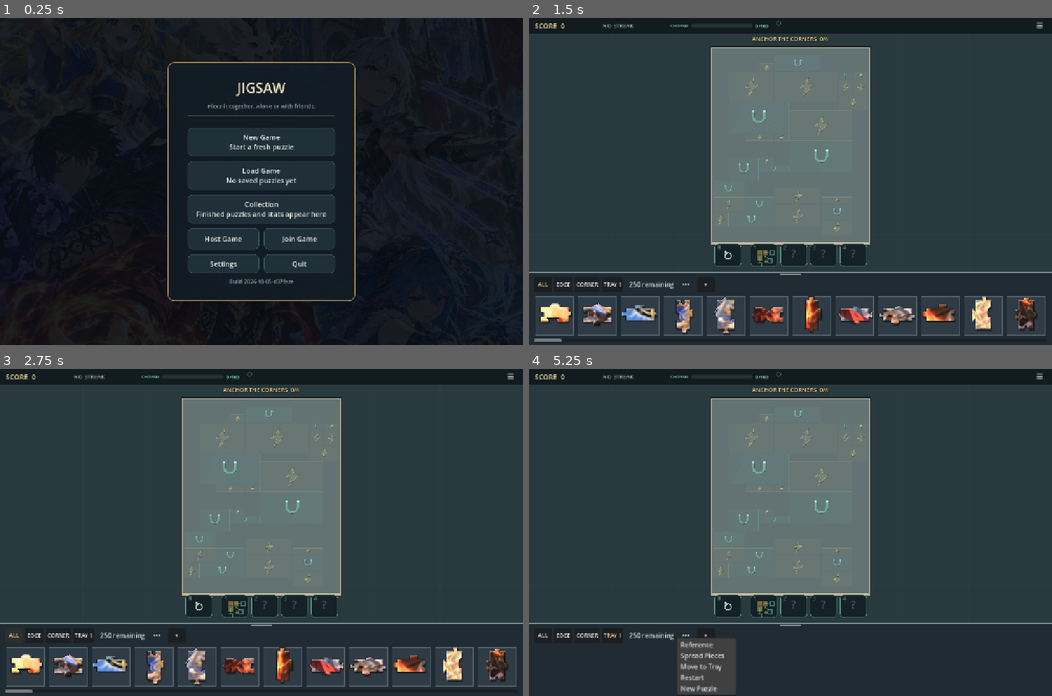
Above: before the commit, frames 1-4 (two rows, left to right).
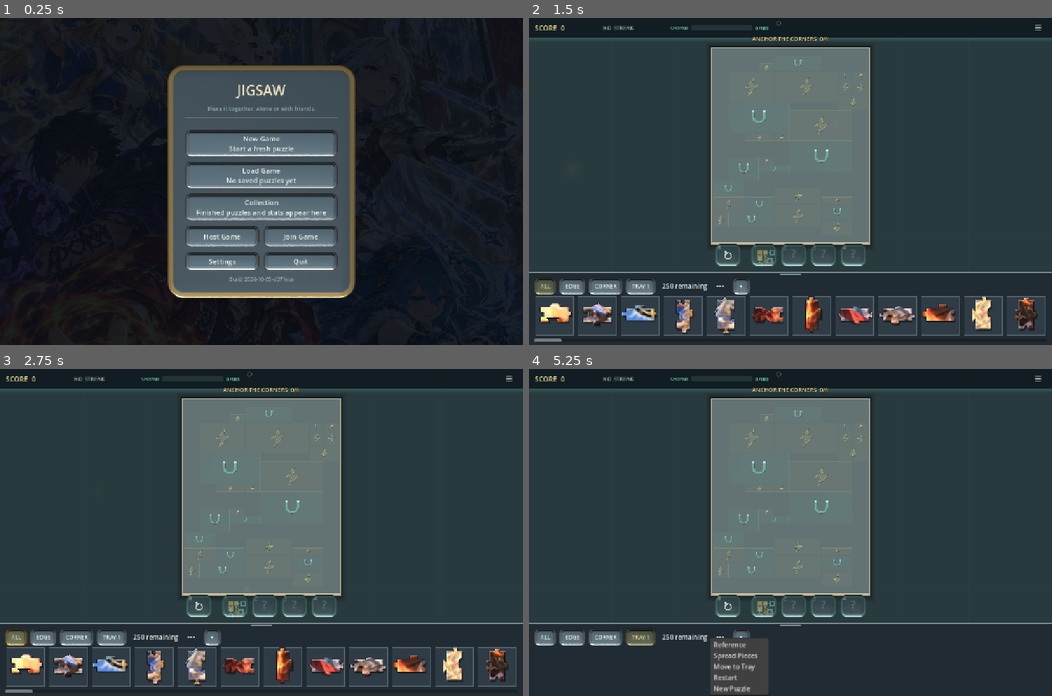
Above: after the commit, the same moments.

Repository: facesnatcher56-star/puzzle
Game: Godot game, scene res://scenes/main.tscn
The game is run twice, just before and just after one commit, with the same random seed, the same clock (stepped at 60 frames per second) and the same inputs.
Inputs:
- Up to frame 1 (0.25 s): no input
- Up to frame 2 (1.5 s): click "New Game Start a fresh puzzle" at 0.5 s; click "Emberbound Classic artwork • …" at 1.25 s
- Up to frame 3 (2.75 s): click "ALL" at 2 s
- Up to frame 4 (5.25 s): click "EDGE" at 2.75 s; click "CORNER" at 3.5 s; click "TRAY 1" at 4.25 s; click "⋯" at 5 s

The runs differ from the first frame. In frame 1, 24% of the frame differs, in the area x 32-68%, y 13-87%; in frame 2, 4.5%; in frame 3, 4.5%; in frame 4, 6.8%.

Commit message:
Add textured UI styling and puzzle celebration effects
Add Blender-rendered UI and effect sprites, ambient motes, and expanded completion effects. Support Windows and windowed runs in the test watchdog.

Validation: all 18 tests pass via tools/run_tests.py.

Co-Authored-By: Codex <noreply@openai.com>

Diff:
--- a/scripts/ability_bar.gd
+++ b/scripts/ability_bar.gd
@@ -90,16 +90,16 @@
 		var unlocked := index < 0 or not info.is_empty()
 		var affordable := index < 0 or (unlocked and bar.power_charges >= int(info.cost))
 		var targeting := index >= 0 and bar.targeting_slot == index
-		var box := StyleBoxFlat.new()
-		box.bg_color = Color(0.07, 0.12, 0.14, 0.92)
-		if held or targeting:
-			box.bg_color = Color(0.16, 0.24, 0.24, 0.96)
-		box.border_color = Color(1.0, 0.88, 0.5, 0.95) if (targeting or held) else (Color(0.55, 0.94, 0.84, 0.7) if hovered and unlocked else Color(0.46, 0.77, 0.7, 0.32))
+		var tint := Color.WHITE if (hovered or targeting or held) else Color(0.8, 0.85, 0.85)
 		if denied > 0.0:
-			box.border_color = Color(1.0, 0.4, 0.38, denied)
-		box.set_border_width_all(2 if (targeting or held or denied > 0.0) else 1)
-		box.set_corner_radius_all(9)
-		draw_style_box(box, Rect2(Vector2.ZERO, size))
+			tint = Color.WHITE.lerp(Color(1.0, 0.35, 0.3), denied)
+		if affordable and unlocked and index >= 0 and not (hovered or targeting or held):
+			# a ready power breathes a little
+			tint = tint.lightened(0.08 + 0.06 * sin(Time.get_ticks_msec() * 0.004))
+			queue_redraw()
+		draw_style_box(UiStyle.slot(targeting or held or (hovered and unlocked), tint), Rect2(Vector2.ZERO, size))
+		if (targeting or held) and unlocked:
+			draw_texture_rect(UiStyle.GLOW, Rect2(Vector2(-14, -14), size + Vector2(28, 28)), false, Color(1.0, 0.85, 0.4, 0.28))
 		var fade := 1.0 if (affordable and unlocked) else 0.4
 		if index < 0:
 			AbilityBar.draw_rotate_icon(self, size * 0.5 + Vector2(0, 2), minf(size.x, size.y) * 0.5, Color(0.8, 0.9, 0.88, 0.85))
@@ -289,7 +289,7 @@
 # --- icons (drawn, so they stay sharp at any size) ---
 
 static func draw_diamond(canvas: CanvasItem, center: Vector2, radius: float, color: Color) -> void:
-	canvas.draw_colored_polygon(PackedVector2Array([center + Vector2(0, -radius), center + Vector2(radius, 0), center + Vector2(0, radius), center + Vector2(-radius, 0)]), color)
+	UiStyle.draw_gem(canvas, center, radius * 3.0, color)
 
 static func draw_rotate_icon(canvas: CanvasItem, center: Vector2, size: float, color: Color) -> void:
 	var radius := size * 0.28
--- /dev/null
+++ b/scripts/ambient_motes.gd
@@ -0,0 +1,33 @@
+class_name AmbientMotes
+extends CanvasLayer
+
+# Slow glowing dust drifting across the whole screen, above the table and below the UI.
+
+var _particles := CPUParticles2D.new()
+
+func _ready() -> void:
+	layer = 1
+	_particles.texture = UiStyle.GLOW
+	_particles.material = BoardFx.additive_material()
+	_particles.amount = 34
+	_particles.lifetime = 14.0
+	_particles.preprocess = 14.0
+	_particles.emission_shape = CPUParticles2D.EMISSION_SHAPE_RECTANGLE
+	_particles.direction = Vector2(0.3, -1.0)
+	_particles.spread = 40.0
+	_particles.initial_velocity_min = 6.0
+	_particles.initial_velocity_max = 20.0
+	_particles.scale_amount_min = 0.08
+	_particles.scale_amount_max = 0.3
+	var fade := Gradient.new()
+	fade.offsets = PackedFloat32Array([0.0, 0.25, 0.75, 1.0])
+	fade.colors = PackedColorArray([Color(1, 0.9, 0.6, 0), Color(1, 0.9, 0.6, 0.22), Color(0.7, 1, 0.95, 0.18), Color(0.7, 1, 0.95, 0)])
+	_particles.color_ramp = fade
+	add_child(_particles)
+	get_viewport().size_changed.connect(_fit)
+	_fit()
+
+func _fit() -> void:
+	var size := get_viewport().get_visible_rect().size
+	_particles.position = size * 0.5
+	_particles.emission_rect_extents = size * 0.5
--- a/scripts/board_fx.gd
+++ b/scripts/board_fx.gd
@@ -2,6 +2,26 @@
 extends Node2D
 
 # World-space celebration effects drawn above the pieces: expanding rings and sparkle bursts.
+# Sprites in assets/fx/ are rendered in Blender (tools/render_fx.py) and tinted per effect.
+
+const GLOW_TEXTURE := preload("res://assets/fx/glow.png")
+const SPARKLE_TEXTURE := preload("res://assets/fx/sparkle.png")
+const RING_TEXTURE := preload("res://assets/fx/ring.png")
+const RAYS_TEXTURE := preload("res://assets/fx/rays.png")
+const CONFETTI_TEXTURES := [
+	preload("res://assets/fx/confetti0.png"),
+	preload("res://assets/fx/confetti1.png"),
+	preload("res://assets/fx/confetti2.png"),
+]
+const CONFETTI_COLORS := [Color("ffd166"), Color("ef476f"), Color("06d6a0"), Color("4cc9f0"), Color("f8f4e3"), Color("ff9f1c")]
+
+static var _additive: CanvasItemMaterial
+
+static func additive_material() -> CanvasItemMaterial:
+	if _additive == null:
+		_additive = CanvasItemMaterial.new()
+		_additive.blend_mode = CanvasItemMaterial.BLEND_MODE_ADD
+	return _additive
 
 class Ring extends Node2D:
 	var radius := 0.0
@@ -10,21 +30,44 @@
 	var color := Color.WHITE
 
 	func _draw() -> void:
-		draw_arc(Vector2.ZERO, maxf(radius, 0.1), 0.0, TAU, 72, Color(color.r, color.g, color.b, color.a * alpha), width, true)
+		var half := maxf(radius, 0.1) + width * 2.0
+		draw_texture_rect(RING_TEXTURE, Rect2(-Vector2(half, half), Vector2(half, half) * 2.0), false, Color(color.r, color.g, color.b, color.a * alpha))
 
 func ring(world_position: Vector2, max_radius: float, color: Color, duration: float, width: float = 6.0) -> void:
 	var ring_node := Ring.new()
 	ring_node.position = world_position
 	ring_node.color = color
 	ring_node.width = width
+	ring_node.material = additive_material()
 	add_child(ring_node)
 	var tween := create_tween().set_parallel(true)
 	tween.tween_method(func(value: float): ring_node.radius = value; ring_node.queue_redraw(), 0.0, max_radius, duration).set_trans(Tween.TRANS_CUBIC).set_ease(Tween.EASE_OUT)
 	tween.tween_method(func(value: float): ring_node.alpha = value; ring_node.queue_redraw(), 1.0, 0.0, duration)
 	tween.chain().tween_callback(ring_node.queue_free)
+	flash(world_position, max_radius * 0.5, color, duration * 0.6)
+
+# A short soft glow that swells and fades, under the sparkles and rings.
+func flash(world_position: Vector2, flash_radius: float, color: Color, duration: float) -> void:
+	var glow := Sprite2D.new()
+	glow.texture = GLOW_TEXTURE
+	glow.position = world_position
+	glow.modulate = Color(color.r, color.g, color.b, 0.0)
+	glow.material = additive_material()
+	var base_scale := flash_radius * 2.0 / GLOW_TEXTURE.get_width()
+	glow.scale = Vector2.ONE * base_scale * 0.4
+	add_child(glow)
+	var tween := create_tween().set_parallel(true)
+	tween.tween_property(glow, "scale", Vector2.ONE * base_scale, duration).set_trans(Tween.TRANS_CUBIC).set_ease(Tween.EASE_OUT)
+	tween.tween_property(glow, "modulate:a", 0.9, duration * 0.25)
+	tween.chain().tween_property(glow, "modulate:a", 0.0, duration * 0.75)
+	tween.chain().tween_callback(glow.queue_free)
 
 func sparkles(world_position: Vector2, count: int, color: Color, speed: float, lifetime: float = 0.9, size: float = 7.0) -> void:
 	var particles := CPUParticles2D.new()
+	particles.texture = SPARKLE_TEXTURE
+	particles.material = additive_material()
+	particles.angular_velocity_min = -180.0
+	particles.angular_velocity_max = 180.0
 	particles.position = world_position
 	particles.amount = count
 	particles.one_shot = true
@@ -37,12 +80,91 @@
 	particles.gravity = Vector2(0, speed * 0.6)
 	particles.damping_min = speed * 0.4
 	particles.damping_max = speed * 0.8
-	particles.scale_amount_min = size * 0.5
-	particles.scale_amount_max = size
+	particles.scale_amount_min = size * 0.5 / 64.0
+	particles.scale_amount_max = size / 64.0 * 2.0
 	var fade := Gradient.new()
 	fade.set_color(0, color)
 	fade.set_color(1, Color(color.r, color.g, color.b, 0.0))
 	particles.color_ramp = fade
 	add_child(particles)
 	particles.emitting = true
+	if count >= 8:
+		flash(world_position, size * 6.0, color, lifetime * 0.5)
 	get_tree().create_timer(lifetime + 0.3).timeout.connect(particles.queue_free)
+
+# A slowly turning fan of light beams that swells and fades.
+func rays(world_position: Vector2, radius: float, color: Color, duration: float, spin: float = 0.6) -> void:
+	var sprite := Sprite2D.new()
+	sprite.texture = RAYS_TEXTURE
+	sprite.position = world_position
+	sprite.modulate = Color(color.r, color.g, color.b, 0.0)
+	sprite.material = additive_material()
+	var full := radius * 2.0 / RAYS_TEXTURE.get_width()
+	sprite.scale = Vector2.ONE * full * 0.5
+	add_child(sprite)
+	var tween := create_tween().set_parallel(true)
+	tween.tween_property(sprite, "scale", Vector2.ONE * full, duration).set_trans(Tween.TRANS_QUAD).set_ease(Tween.EASE_OUT)
+	tween.tween_property(sprite, "rotation", spin * duration, duration)
+	tween.tween_property(sprite, "modulate:a", color.a, duration * 0.2)
+	tween.chain().tween_property(sprite, "modulate:a", 0.0, duration * 0.8)
+	tween.chain().tween_callback(sprite.queue_free)
+
+# Tumbling coloured confetti thrown from a point in `direction` (a cone of `spread` degrees).
+func confetti(world_position: Vector2, count: int, speed: float, lifetime: float = 1.8, direction: Vector2 = Vector2.UP, spread: float = 70.0, size: float = 16.0) -> void:
+	for texture in CONFETTI_TEXTURES:
+		var particles := _confetti_emitter(texture, maxi(1, count / CONFETTI_TEXTURES.size()), lifetime, size)
+		particles.position = world_position
+		particles.explosiveness = 0.95
+		particles.direction = direction
+		particles.spread = spread
+		particles.initial_velocity_min = speed * 0.4
+		particles.initial_velocity_max = speed
+		particles.gravity = Vector2(0, speed * 0.8)
+		particles.damping_min = speed * 0.25
+		particles.damping_max = speed * 0.5
+		_run_oneshot(particles, lifetime)
+
+# A shower falling through `area` (world rect) over `duration` seconds.
+func confetti_rain(area: Rect2, count: int, duration: float, fall_speed: float = 260.0, size: float = 16.0) -> void:
+	var lifetime := minf(duration, 3.5)
+	for texture in CONFETTI_TEXTURES:
+		var particles := _confetti_emitter(texture, maxi(1, count / CONFETTI_TEXTURES.size()), lifetime, size)
+		particles.position = area.get_center()
+		particles.one_shot = true
+		particles.explosiveness = 0.0
+		particles.emission_shape = CPUParticles2D.EMISSION_SHAPE_RECTANGLE
+		particles.emission_rect_extents = area.size * 0.5
+		particles.direction = Vector2.DOWN
+		particles.spread = 12.0
+		particles.initial_velocity_min = fall_speed * 0.6
+		particles.initial_velocity_max = fall_speed
+		particles.gravity = Vector2(0, fall_speed * 0.4)
+		particles.lifetime = lifetime
+		_run_oneshot(particles, lifetime + duration)
+
+func _confetti_emitter(texture: Texture2D, amount: int, lifetime: float, size: float) -> CPUParticles2D:
+	var particles := CPUParticles2D.new()
+	particles.texture = texture
+	particles.amount = amount
+	particles.lifetime = lifetime
+	particles.one_shot = true
+	particles.angular_velocity_min = -540.0
+	particles.angular_velocity_max = 540.0
+	particles.angle_max = 360.0
+	particles.scale_amount_min = size / 128.0
+	particles.scale_amount_max = size / 128.0 * 1.8
+	var tint := Gradient.new()
+	tint.interpolation_mode = Gradient.GRADIENT_INTERPOLATE_CONSTANT
+	tint.offsets = PackedFloat32Array(range(CONFETTI_COLORS.size()).map(func(i): return float(i) / CONFETTI_COLORS.size()))
+	tint.colors = PackedColorArray(CONFETTI_COLORS)
+	particles.color_initial_ramp = tint
+	var fade := Gradient.new()
+	fade.offsets = PackedFloat32Array([0.0, 0.7, 1.0])
+	fade.colors = PackedColorArray([Color.WHITE, Color.WHITE, Color(1, 1, 1, 0)])
+	particles.color_ramp = fade
+	return particles
+
+func _run_oneshot(particles: CPUParticles2D, lifetime: float) -> void:
+	add_child(particles)
+	particles.emitting = true
+	get_tree().create_timer(lifetime + 0.4).timeout.connect(particles.queue_free)
--- a/scripts/completion_controller.gd
+++ b/scripts/completion_controller.gd
@@ -161,6 +161,8 @@
 	if level >= 1:
 		fx.sparkles(origin, [0, 12, 28, 55][level], Color(1.0, 0.92, 0.65, 1.0), [0.0, 220.0, 320.0, 420.0][level])
 	if level >= 2:
+		fx.rays(origin, [0.0, 0.0, 200.0, 360.0][level], Color(1.0, 0.92, 0.65, 0.75), 0.55)
+		fx.confetti(origin, [0, 0, 30, 70][level], 440.0, 1.6, Vector2.UP, 150.0, 13.0)
 		_shake_camera([0.0, 0.0, 3.0, 6.0][level], 0.28)
 
 # The group has just been bolted to the board: a clunk, a gold ring from its middle and a short shake.
@@ -171,6 +173,9 @@
 	var centre := _centre_of(member_ids)
 	fx.ring(centre, 260.0, Color(1.0, 0.82, 0.4, 0.95), 0.6, 9.0)
 	fx.sparkles(centre, 26, Color(1.0, 0.88, 0.5, 1.0), 300.0)
+	fx.rays(centre, 260.0, Color(1.0, 0.9, 0.6, 0.8), 0.7)
+	if member_ids.size() >= 8:
+		fx.confetti(centre, 24, 380.0, 1.4, Vector2.UP, 100.0, 12.0)
 	for member_id in member_ids:
 		if board.views.has(member_id):
 			var view: PuzzlePieceView = board.views[member_id]
@@ -259,6 +264,17 @@
 		var colour: Color = burst_colors[i % burst_colors.size()]
 		burst.tween_callback(func(): fx.sparkles(spot, 38, colour, 520.0, 1.3, 11.0))
 	_shake_camera(5.0, 0.35)
+	# light rays pouring out of the picture, cannons from the bottom corners, then a long shower
+	fx.rays(Vector2.ZERO, board_size.length() * 0.75, Color(1.0, 0.92, 0.6, 0.55), 4.0, 0.25)
+	fx.flash(Vector2.ZERO, board_size.length() * 0.5, Color(1.0, 0.9, 0.6), 1.6)
+	var cannons := create_tween()
+	cannons.tween_interval(0.9)
+	cannons.tween_callback(func():
+		fx.confetti(Vector2(-half_width, board_size.y * 0.5), 110, 1400.0, 2.4, Vector2(1, -1.4), 38.0, 20.0)
+		fx.confetti(Vector2(half_width, board_size.y * 0.5), 110, 1400.0, 2.4, Vector2(-1, -1.4), 38.0, 20.0))
+	var shower := create_tween()
+	shower.tween_interval(1.6)
+	shower.tween_callback(func(): fx.confetti_rain(Rect2(Vector2(-half_width * 1.2, -board_size.y * 0.8), Vector2(board_size.x * 1.2, board_size.y * 0.3)), 140, 3.5, 300.0, 18.0))
 
 # --- helpers ---
 
--- a/scripts/game_hud.gd
+++ b/scripts/game_hud.gd
@@ -24,6 +24,8 @@
 var combo_label: Label
 var charge_bar: ProgressBar
 var charge_label: Label
+var charge_spark: ChargeSpark
+var _last_score := 0
 var charges: Diamonds
 var objective_label: Label
 var network_label: Label
@@ -40,6 +42,24 @@
 	func _draw() -> void:
 		var points := PackedVector2Array([Vector2(7, 1), Vector2(12, 9), Vector2(11, 16), Vector2(7, 19), Vector2(3, 16), Vector2(2, 9), Vector2(5, 11), Vector2(6, 5)])
 		draw_colored_polygon(points, color)
+
+# A soft pulsing glow riding the leading edge of the Charge bar.
+class ChargeSpark extends Control:
+	var bar: ProgressBar
+	var _time := 0.0
+	func _init() -> void:
+		mouse_filter = Control.MOUSE_FILTER_IGNORE
+		set_anchors_and_offsets_preset(Control.PRESET_FULL_RECT)
+		material = BoardFx.additive_material()
+	func _process(delta: float) -> void:
+		_time += delta
+		queue_redraw()
+	func _draw() -> void:
+		if bar == null or bar.value <= 0.0:
+			return
+		var x := size.x * float(bar.value / bar.max_value)
+		var radius := 16.0 + 3.0 * sin(_time * 4.0)
+		draw_texture_rect(UiStyle.GLOW, Rect2(Vector2(x - radius, size.y * 0.5 - radius), Vector2(radius, radius) * 2.0), false, Color(0.6, 1.0, 0.9, 0.55))
 
 # Stored Power Charges as diamonds, "◆◆ 2": one filled diamond per charge, up to five, then a count.
 class Diamonds extends Control:
@@ -62,6 +82,9 @@
 		var font := ThemeDB.fallback_font
 		draw_string(font, Vector2(8 + shown * 15, 16), "%d" % count if count <= MAX_SHOWN else "×%d" % count, HORIZONTAL_ALIGNMENT_LEFT, -1, 14, Color(1.0, 0.9, 0.6))
 	func _diamond(center: Vector2, radius: float, color: Color, filled: bool) -> void:
+		if filled:
+			UiStyle.draw_gem(self, center, radius * 3.0)
+			return
 		var points := PackedVector2Array([center + Vector2(0, -radius), center + Vector2(radius, 0), center + Vector2(0, radius), center + Vector2(-radius, 0)])
 		if filled:
 			draw_colored_polygon(points, color)
@@ -93,6 +116,8 @@
 	style.bg_color = Color(0.06, 0.1, 0.12, 0.94)
 	style.border_color = Color(0.46, 0.77, 0.7, 0.3)
 	style.border_width_bottom = 1
+	style.shadow_color = Color(0.45, 0.9, 0.8, 0.16)
+	style.shadow_size = 10
 	style.content_margin_left = 14
 	style.content_margin_right = 8
 	style.content_margin_top = 2
@@ -120,17 +145,18 @@
 	charge_bar.min_value = 0
 	charge_bar.max_value = 100
 	charge_bar.show_percentage = false
-	charge_bar.custom_minimum_size = Vector2(150, 10)
+	charge_bar.custom_minimum_size = Vector2(150, 14)
 	charge_bar.size_flags_vertical = Control.SIZE_SHRINK_CENTER
 	charge_bar.mouse_filter = Control.MOUSE_FILTER_IGNORE
 	var track := StyleBoxFlat.new()
 	track.bg_color = Color(0.14, 0.2, 0.22)
 	track.set_corner_radius_all(4)
-	var fill := StyleBoxFlat.new()
-	fill.bg_color = Color(0.45, 0.88, 0.78)
-	fill.set_corner_radius_all(4)
+	var fill := UiStyle.bar_fill(Color(0.45, 0.88, 0.78))
 	charge_bar.add_theme_stylebox_override("background", track)
 	charge_bar.add_theme_stylebox_override("fill", fill)
+	charge_spark = ChargeSpark.new()
+	charge_spark.bar = charge_bar
+	charge_bar.add_child(charge_spark)
 	charge.add_child(charge_bar)
 	charge_label = _label(12, TEAL)
 	charge.add_child(charge_label)
@@ -183,6 +209,9 @@
 	if score_label == null:
 		return
 	score_label.text = "SCORE  %s" % _with_commas(scoring.score)
+	if scoring.score > _last_score:
+		_pop(score_label, 1.12)
+	_last_score = scoring.score
 	var tier := scoring.tier()
 	combo_label.text = "NO STREAK" if scoring.streak == 0 else "STREAK %d  ×%s" % [scoring.streak, RunScoring.format_multiplier(scoring.multiplier())]
 	combo_label.add_theme_color_override("font_color", TIER_COLORS[tier])
@@ -247,8 +276,13 @@
 	notice.add_theme_color_override("font_color", TEAL if int(event.source) == PuzzleManager.ConnectionSource.POWER else GOLD)
 	notice.add_theme_color_override("font_outline_color", Color(0.04, 0.07, 0.08, 0.85))
 	notice.add_theme_constant_override("outline_size", 4)
+	notice.add_theme_color_override("font_shadow_color", Color(1.0, 0.85, 0.4, 0.35))
+	notice.add_theme_constant_override("shadow_outline_size", 10)
 	notice.mouse_filter = Control.MOUSE_FILTER_IGNORE
 	add_child(notice)
+	notice.scale = Vector2(0.6, 0.6)
+	notice.pivot_offset = Vector2(60, 20)
+	notice.create_tween().tween_property(notice, "scale", Vector2.ONE, 0.25).set_trans(Tween.TRANS_BACK).set_ease(Tween.EASE_OUT)
 	notice.position = Vector2(clampf(screen.x - 75, 12, maxf(12.0, size.x - 165)), clampf(screen.y - 45, HEIGHT + 40, maxf(HEIGHT + 40, size.y - 190)))
 	_keep_toast(notice)
 	var tween := notice.create_tween().set_parallel(true)
@@ -266,6 +300,11 @@
 		var oldest: Label = _toasts.pop_front()
 		if is_instance_valid(oldest):
 			oldest.queue_free()
+
+func _pop(label: Control, amount: float) -> void:
+	label.pivot_offset = Vector2(0, label.size.y * 0.5)
+	label.scale = Vector2(amount, amount)
+	create_tween().tween_property(label, "scale", Vector2.ONE, 0.25).set_trans(Tween.TRANS_BACK).set_ease(Tween.EASE_OUT)
 
 func _on_tier_rose(_tier: int) -> void:
 	if combo_label == null:
--- a/scripts/lobby_controller.gd
+++ b/scripts/lobby_controller.gd
@@ -143,10 +143,10 @@
 func _theme() -> Theme:
 	var theme := Theme.new()
 	var gold := Color("e0b96a")
-	theme.set_stylebox("panel", "PanelContainer", _box(Color("121c24f2"), gold.darkened(0.25), 2, 16))
-	theme.set_stylebox("normal", "Button", _box(Color("1f3039"), Color("3d5661")))
-	theme.set_stylebox("hover", "Button", _box(Color("2b4452"), gold))
-	theme.set_stylebox("pressed", "Button", _box(Color("16242c"), gold.lightened(0.2)))
+	theme.set_stylebox("panel", "PanelContainer", UiStyle.panel(10.0))
+	theme.set_stylebox("normal", "Button", UiStyle.button())
+	theme.set_stylebox("hover", "Button", UiStyle.button(true))
+	theme.set_stylebox("pressed", "Button", UiStyle.button(false, true))
 	theme.set_stylebox("focus", "Button", StyleBoxEmpty.new())
 	theme.set_color("font_color", "Button", Color("eef0e6"))
 	theme.set_color("font_hover_color", "Button", Color("fff2cf"))
--- a/scripts/main.gd
+++ b/scripts/main.gd
@@ -203,6 +203,9 @@
 		draw_line(Vector2(-5000, y), Vector2(5000, y), Color(1, 1, 1, 0.014), 1)
 	var board_size := session.board_size
 	var frame := Rect2(-board_size * 0.5, board_size)
+	for spread in range(5):
+		var reach := 46.0 - spread * 7.0
+		draw_rect(Rect2(frame.position - Vector2(reach, reach - 8.0), frame.size + Vector2(reach, reach) * 2.0), Color(0.0, 0.02, 0.03, 0.07), true)
 	draw_rect(frame.grow(17), Color(0.05, 0.08, 0.09, 0.45), true)
 	draw_rect(frame.grow(7), Color("ab9e83"), true)
 	draw_rect(frame, Color("637374"), true)
@@ -238,7 +241,11 @@
 	ui_root = Control.new()
 	ui_root.set_anchors_and_offsets_preset(Control.PRESET_FULL_RECT)
 	ui_root.mouse_filter = Control.MOUSE_FILTER_IGNORE
+	ui_root.theme = UiStyle.theme()
 	ui_layer.add_child(ui_root)
+	var motes := AmbientMotes.new()
+	add_child(motes)
+	move_child(motes, ui_layer.get_index())
 	bank = PieceBank.new()
 	ui_root.add_child(bank)
 	input_controller.attach_ui(ui_root, bank)
--- a/scripts/power_view.gd
+++ b/scripts/power_view.gd
@@ -198,6 +198,8 @@
 	sfx.zap()
 	_flash(target_rect.grow(6.0), Color(1.0, 0.97, 0.8), 0.8, 0.45)
 	_bolt(spot)
+	fx.flash(spot, maxf(target_rect.size.x, target_rect.size.y) * 1.4, Color(1.0, 0.95, 0.6), 0.5)
+	fx.rays(spot, maxf(target_rect.size.x, target_rect.size.y) * 1.6, Color(1.0, 0.95, 0.65, 0.8), 0.6, 1.5)
 	fx.ring(spot, maxf(target_rect.size.x, target_rect.size.y) * 1.1, Color(1.0, 0.95, 0.6, 0.95), 0.5, 6.0)
 	fx.sparkles(spot, 22, SPARK, 360.0, 0.7, 7.0)
 
@@ -236,6 +238,7 @@
 	glow.width = 26.0
 	glow.default_color = Color(1.0, 0.9, 0.4, 0.28)
 	glow.joint_mode = Line2D.LINE_JOINT_ROUND
+	glow.material = BoardFx.additive_material()
 	_layer.add_child(glow)
 	var core := Line2D.new()
 	core.points = points
--- /dev/null
+++ b/scripts/ui_style.gd
@@ -0,0 +1,55 @@
+class_name UiStyle
+extends RefCounted
+
+# The game's shared look: bevelled gold-rimmed panels, buttons and slots. The textures are rendered in Blender
+# (tools/render_fx.py) and stretched as 9-patches; this is the only place that knows their margins.
+
+const PANEL := preload("res://assets/fx/ui_panel.png")
+const BUTTON := preload("res://assets/fx/ui_button.png")
+const BUTTON_HOVER := preload("res://assets/fx/ui_button_hover.png")
+const BUTTON_PRESSED := preload("res://assets/fx/ui_button_pressed.png")
+const SLOT := preload("res://assets/fx/ui_slot.png")
+const SLOT_HOT := preload("res://assets/fx/ui_slot_hot.png")
+const BAR_FILL := preload("res://assets/fx/ui_bar_fill.png")
+const GEM := preload("res://assets/fx/gem.png")
+const GLOW := preload("res://assets/fx/glow.png")
+
+static func _box(texture: Texture2D, margin: int, pad_x: float, pad_y: float, tint: Color = Color.WHITE) -> StyleBoxTexture:
+	var box := StyleBoxTexture.new()
+	box.texture = texture
+	box.set_texture_margin_all(margin)
+	box.content_margin_left = pad_x
+	box.content_margin_right = pad_x
+	box.content_margin_top = pad_y
+	box.content_margin_bottom = pad_y
+	box.modulate_color = tint
+	return box
+
+static func panel(pad: float = 8.0) -> StyleBoxTexture:
+	return _box(PANEL, 44, pad, pad)
+
+static func button(hover: bool = false, pressed: bool = false) -> StyleBoxTexture:
+	return _box(BUTTON_PRESSED if pressed else (BUTTON_HOVER if hover else BUTTON), 16, 16, 9)
+
+static func slot(hot: bool, tint: Color = Color.WHITE) -> StyleBoxTexture:
+	return _box(SLOT_HOT if hot else SLOT, 20, 0, 0, tint)
+
+static func bar_fill(tint: Color) -> StyleBoxTexture:
+	return _box(BAR_FILL, 6, 0, 0, tint)
+
+# Buttons and panels for any Control subtree that sets `theme` to this.
+static func theme() -> Theme:
+	var result := Theme.new()
+	result.set_stylebox("normal", "Button", button())
+	result.set_stylebox("hover", "Button", button(true))
+	result.set_stylebox("pressed", "Button", button(false, true))
+	result.set_stylebox("focus", "Button", StyleBoxEmpty.new())
+	result.set_stylebox("panel", "PanelContainer", panel())
+	result.set_color("font_color", "Button", Color("eef0e6"))
+	result.set_color("font_hover_color", "Button", Color("fff2cf"))
+	result.set_color("font_pressed_color", "Button", Color("ffe9a8"))
+	return result
+
+# A gem (one Power Charge) centred on `at`, `height` pixels tall.
+static func draw_gem(canvas: CanvasItem, at: Vector2, height: float, tint: Color = Color.WHITE) -> void:
+	canvas.draw_texture_rect(GEM, Rect2(at - Vector2(height, height) * 0.5, Vector2(height, height)), false, tint)
Binary file added: assets/fx/confetti0.png
Not shown, added: assets/fx/confetti0.png.import
Binary file added: assets/fx/confetti1.png
Not shown, added: assets/fx/confetti1.png.import
Binary file added: assets/fx/confetti2.png
Not shown, added: assets/fx/confetti2.png.import
Binary file added: assets/fx/gem.png
Not shown, added: assets/fx/gem.png.import
Binary file added: assets/fx/glow.png
Not shown, added: assets/fx/glow.png.import
Binary file added: assets/fx/rays.png
Not shown, added: assets/fx/rays.png.import
(and 23 more such lines)
